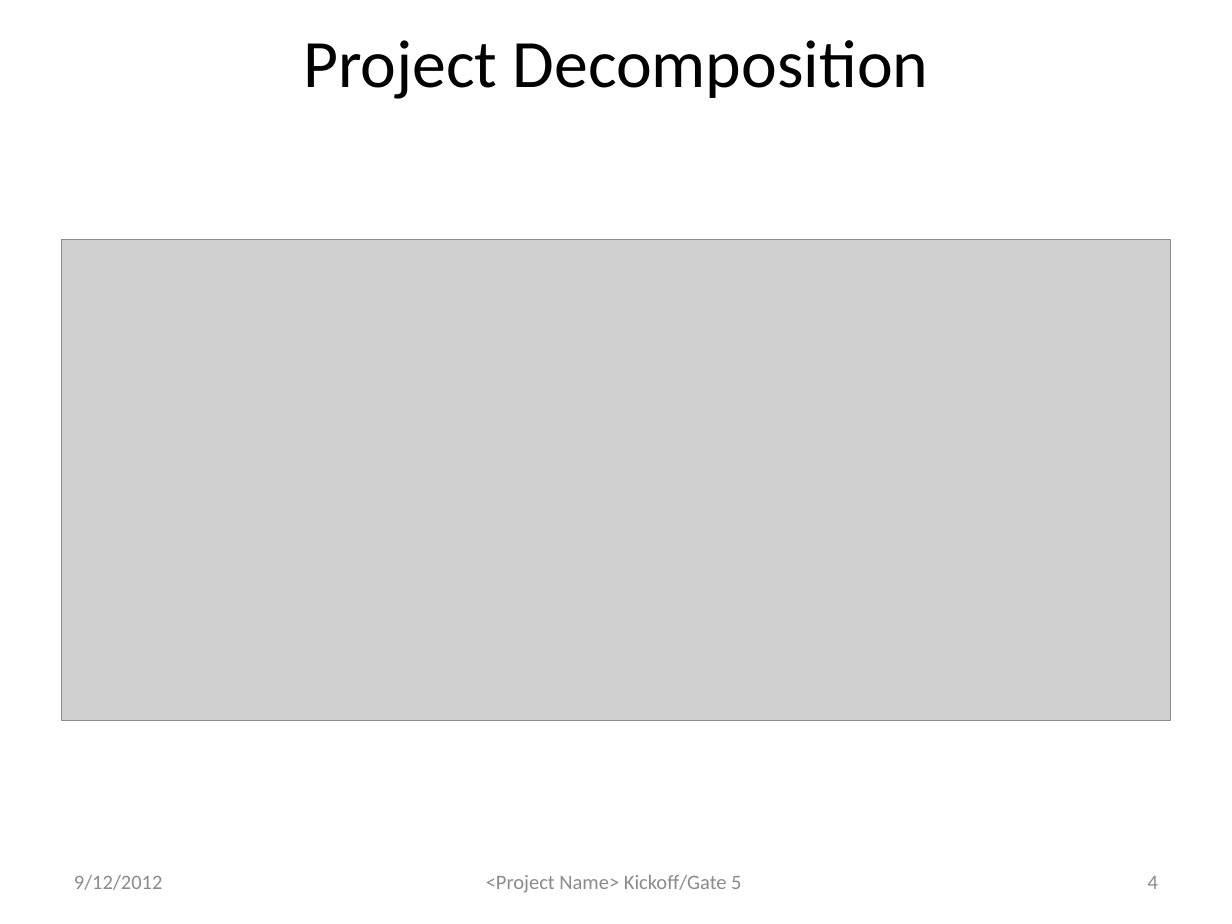
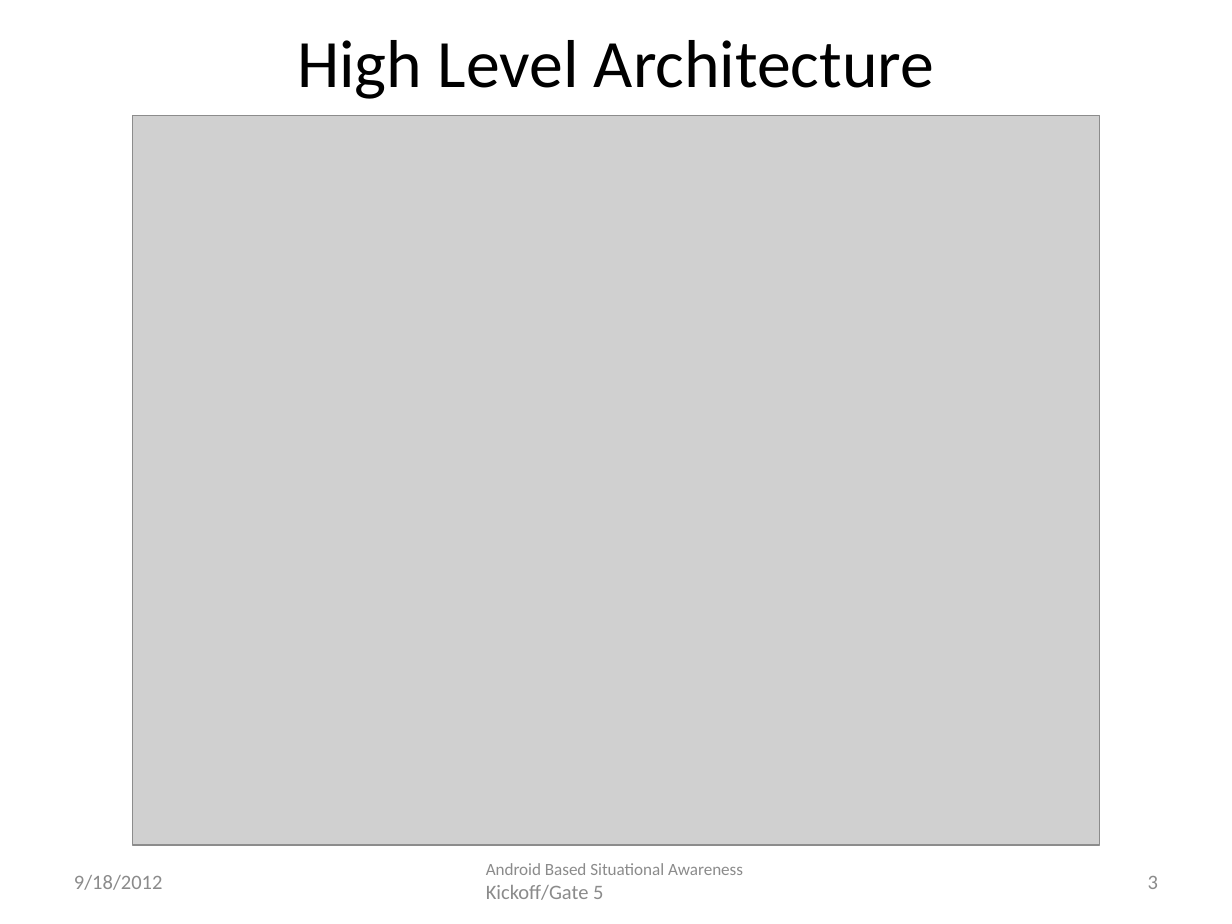
Before and after one commit to atniptw/Senior-Project, a slide deck: slide 3 of Documents/PowerPoints/Senior Design Project - Gate 5 1.0.pptx (slide 4 before the commit). Drawn at 1232x924 pixels with LibreOffice and Linux fonts; fonts in the diff are those of the drawing; grey boxes stand for pictures. Boxes give left, top, right and bottom in pixels: in the first picture for what was removed or moved away, otherwise in the second. Text is boxed around its words. In the diff, an @@ line names an element or a change of style, - is before the commit and + after.

```diff
--- a/Documents/PowerPoints/Senior Design Project - Gate 5 1.0.pptx
+++ b/Documents/PowerPoints/Senior Design Project - Gate 5 1.0.pptx
@@ title at <box>297,40,934,99</box>: text changed @@
-Project Decomposition
+High Level Architecture
@@ picture: place and size @@
-picture at <box>62,239,1170,721</box>
+picture at <box>132,116,1099,845</box>
@@ text at <box>486,863,743,900</box>: text changed; size 12 to 10 pt @@
-<Project Name> Kickoff/Gate 5
+Android Based Situational Awareness Kickoff/Gate 5
@@ text at <box>74,875,163,890</box>: text changed @@
-9/12/2012
+9/18/2012
@@ page number at <box>1148,876,1158,889</box>: text changed @@
-4
+3
```
Also in this commit, not shown: 6 other slides changed, 4 slides removed, 7 other files.
